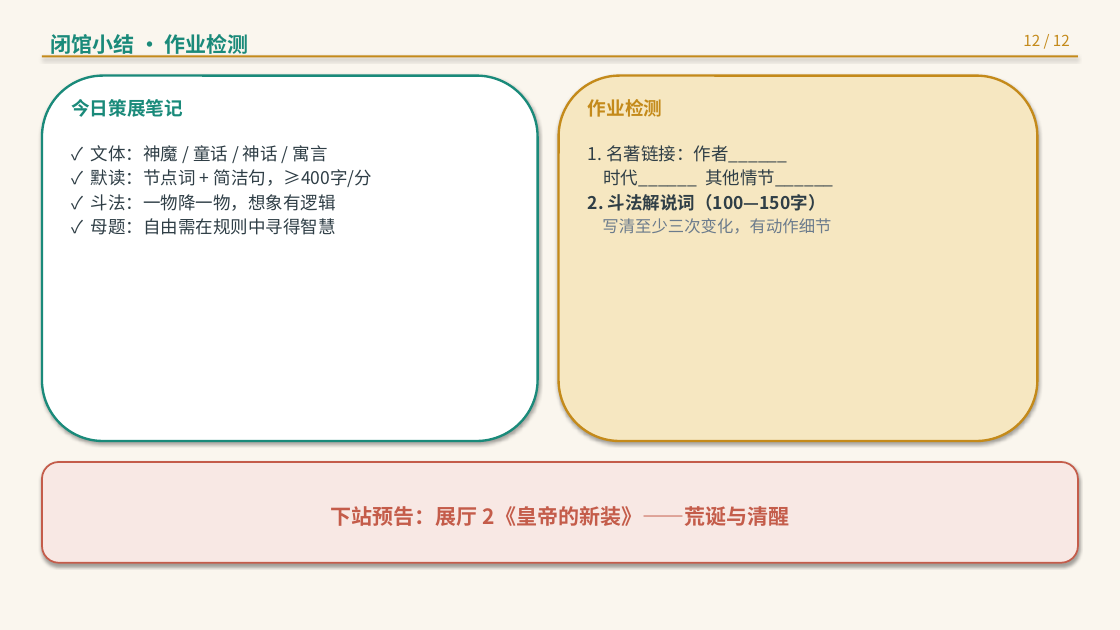
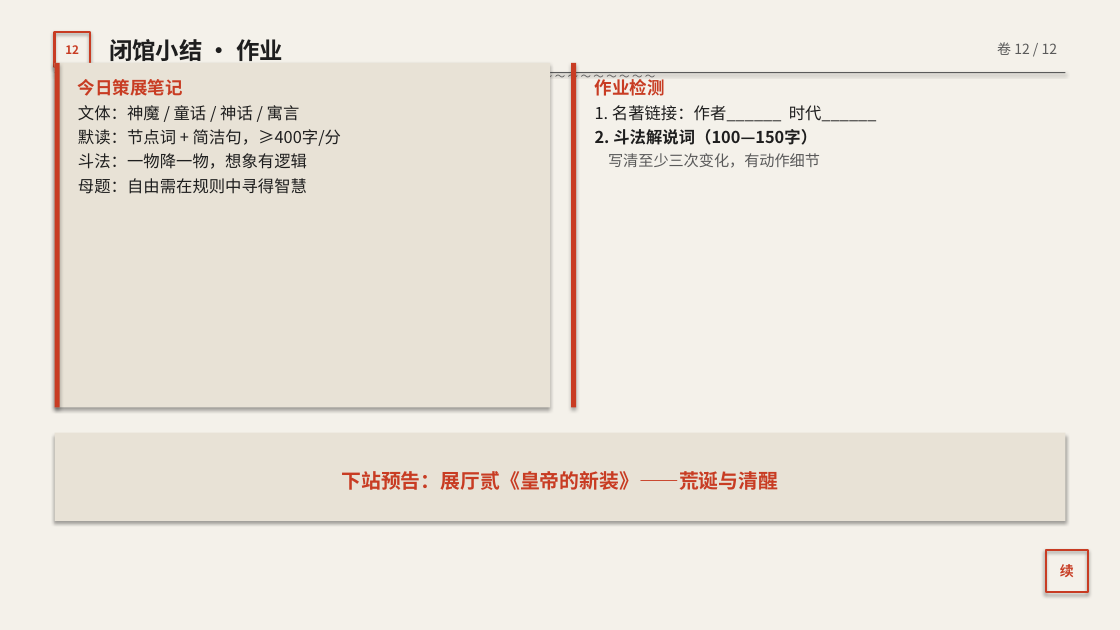
Before and after one commit to decemberlin54-del/declin, a slide deck: slide 12 of imagination-museum-lesson1-2.pptx. Drawn at 1120x630 pixels with LibreOffice and Linux fonts; fonts in the diff are those of the drawing. Boxes give left, top, right and bottom in pixels: in the first picture for what was removed or moved away, otherwise in the second. Text is boxed around its words. In the diff, an @@ line names an element or a change of style, - is before the commit and + after.

```diff
--- a/imagination-museum-lesson1-2.pptx
+++ b/imagination-museum-lesson1-2.pptx
@@ rectangle at box(0, 0, 1120, 630): fill #FAF6EE to #F4F1EA @@
@@ text "12" at box(65, 45, 79, 54): vertical alignment top to middle @@
@@ rectangle added at box(55, 32, 90, 67), outline #C83C23 2 pt @@
@@ text at box(65, 45, 79, 54): text changed; size 13 to 10 pt; text colour #C48A1A to #C83C23; bold on @@
-12 / 12
+12
@@ text at box(109, 39, 284, 61): text changed; size 18 to 20 pt; text colour #1A8A7A to #1E1E1E @@
-闭馆小结 · 作业检测
+闭馆小结 · 作业
@@ text added at box(997, 42, 1058, 55), 12 pt, text #5A5A5A @@
+卷 12 / 12
@@ rounded rectangle removed at box(42, 76, 538, 441) @@
@@ rectangle: place and size @@
-rectangle at box(42, 55, 1078, 58)
+rectangle at box(55, 72, 1065, 73)
@@ rectangle at box(55, 72, 1065, 73): fill #C48A1A to #5A5A5A @@
@@ text added at box(55, 66, 1065, 87), 9 pt, text #5A5A5A @@
+～ ～ ～ ～ ～ ～ ～ ～ ～ ～ ～ ～ ～ ～ ～
@@ rectangle added at box(55, 63, 550, 408), fill #E8E2D6 @@
@@ rectangle added at box(55, 63, 60, 408), fill #C83C23 @@
@@ text at box(78, 79, 341, 194): text changed; size 15 to 14 pt; text colour #2F3E46 to #1E1E1E @@
-✓ 文体：神魔 / 童话 / 神话 / 寓言
-✓ 默读：节点词 + 简洁句，≥400字/分
-✓ 斗法：一物降一物，想象有逻辑
-✓ 母题：自由需在规则中寻得智慧
+今日策展笔记
+文体：神魔 / 童话 / 神话 / 寓言
+默读：节点词 + 简洁句，≥400字/分
+斗法：一物降一物，想象有逻辑
+母题：自由需在规则中寻得智慧
@@ rounded rectangle removed at box(559, 76, 1038, 441) @@
@@ rectangle added at box(571, 63, 576, 408), fill #C83C23 @@
@@ text "作业检测": place and size @@
-text "作业检测" at box(588, 145, 834, 234)
+text "作业检测" at box(595, 76, 877, 168)
@@ text at box(595, 76, 877, 122): text changed; size 15 to 14 pt; text colour #2F3E46 to #1E1E1E @@
-1. 名著链接：作者______
-时代______ 其他情节______
+作业检测
+1. 名著链接：作者______ 时代______
@@ text removed at box(71, 99, 183, 117) @@
-今日策展笔记
@@ text removed at box(588, 99, 662, 117) @@
-作业检测
@@ text at box(595, 129, 820, 168): size 15 to 14 pt, text colour #2F3E46 to #1E1E1E in "2. 斗法解说词（100—150字）"; size 14 to 13 pt, text colour #6B7B8C to #5A5A5A in "写清至少三次变化，有动作细节"; more space between paragraphs @@
@@ rectangle added at box(55, 433, 1065, 521), fill #E8E2D6 @@
@@ rounded rectangle removed at box(42, 462, 1078, 563) @@
@@ text at box(341, 471, 778, 490): text changed; size 18 to 17 pt; text colour #C45C4A to #C83C23 @@
-下站预告：展厅 2《皇帝的新装》——荒诞与清醒
+下站预告：展厅贰《皇帝的新装》——荒诞与清醒
@@ rectangle added at box(1046, 550, 1088, 592), outline #C83C23 2 pt @@
@@ text added at box(1060, 564, 1074, 577), 12 pt, text #C83C23, bold @@
+续
```
Also in this commit, not shown: 11 other slides changed, 2 other files.
